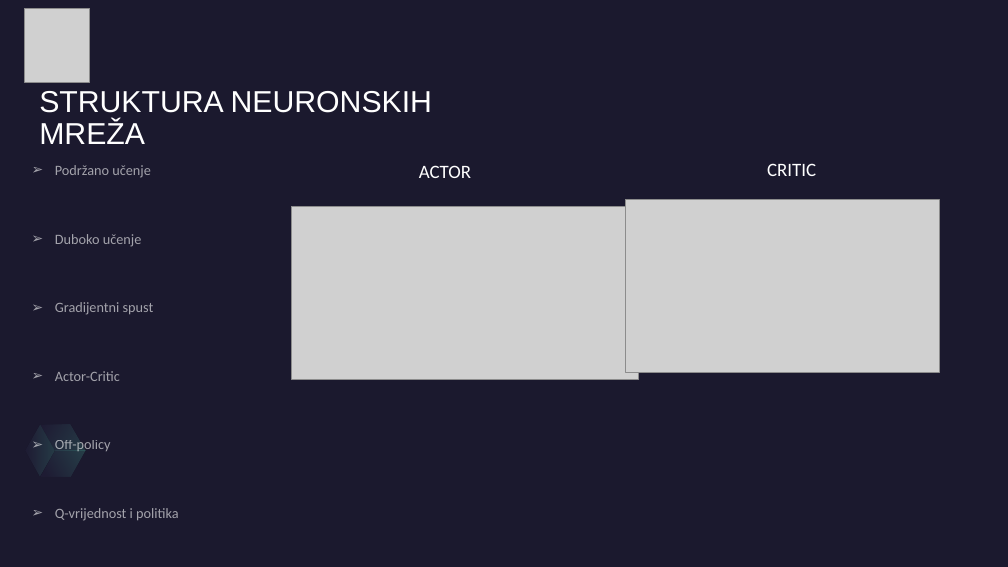
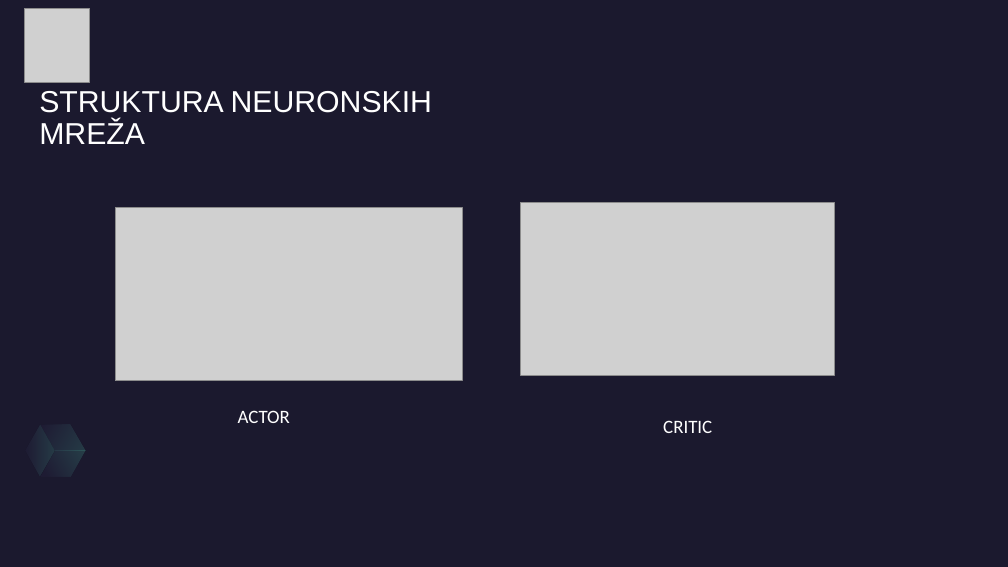
Before and after one commit to LittleBlackSubmarine/HalfCheetah-DDPG, a slide deck: slide 5 of DDPG AGENT U HALFCHEETAH OKRUŽENJU.pptx. Drawn at 1008x567 pixels with LibreOffice and Linux fonts; fonts in the diff are those of the drawing; grey boxes stand for pictures. Boxes give left, top, right and bottom in pixels: in the first picture for what was removed or moved away, otherwise in the second. Text is boxed around its words. In the diff, an @@ line names an element or a change of style, - is before the commit and + after.

```diff
--- a/DDPG AGENT U HALFCHEETAH OKRUŽENJU.pptx
+++ b/DDPG AGENT U HALFCHEETAH OKRUŽENJU.pptx
@@ text removed at bbox=[55, 165, 179, 521] @@
-➢ Podržano učenje
-➢ Duboko učenje
-➢ Gradijentni spust
-➢ Actor-Critic
-➢ Off-policy
-➢ Q-vrijednost i politika
@@ picture: place and size @@
-picture at bbox=[292, 206, 639, 380]
+picture at bbox=[115, 208, 462, 381]
@@ picture: place and size @@
-picture at bbox=[625, 200, 939, 373]
+picture at bbox=[521, 203, 835, 376]
@@ text "ACTOR": place and size @@
-text "ACTOR" at bbox=[419, 165, 471, 178]
+text "ACTOR" at bbox=[238, 410, 290, 423]
@@ text "CRITIC": place and size @@
-text "CRITIC" at bbox=[767, 163, 816, 176]
+text "CRITIC" at bbox=[663, 420, 712, 433]
```
Also in this commit, not shown: 28 other files.
